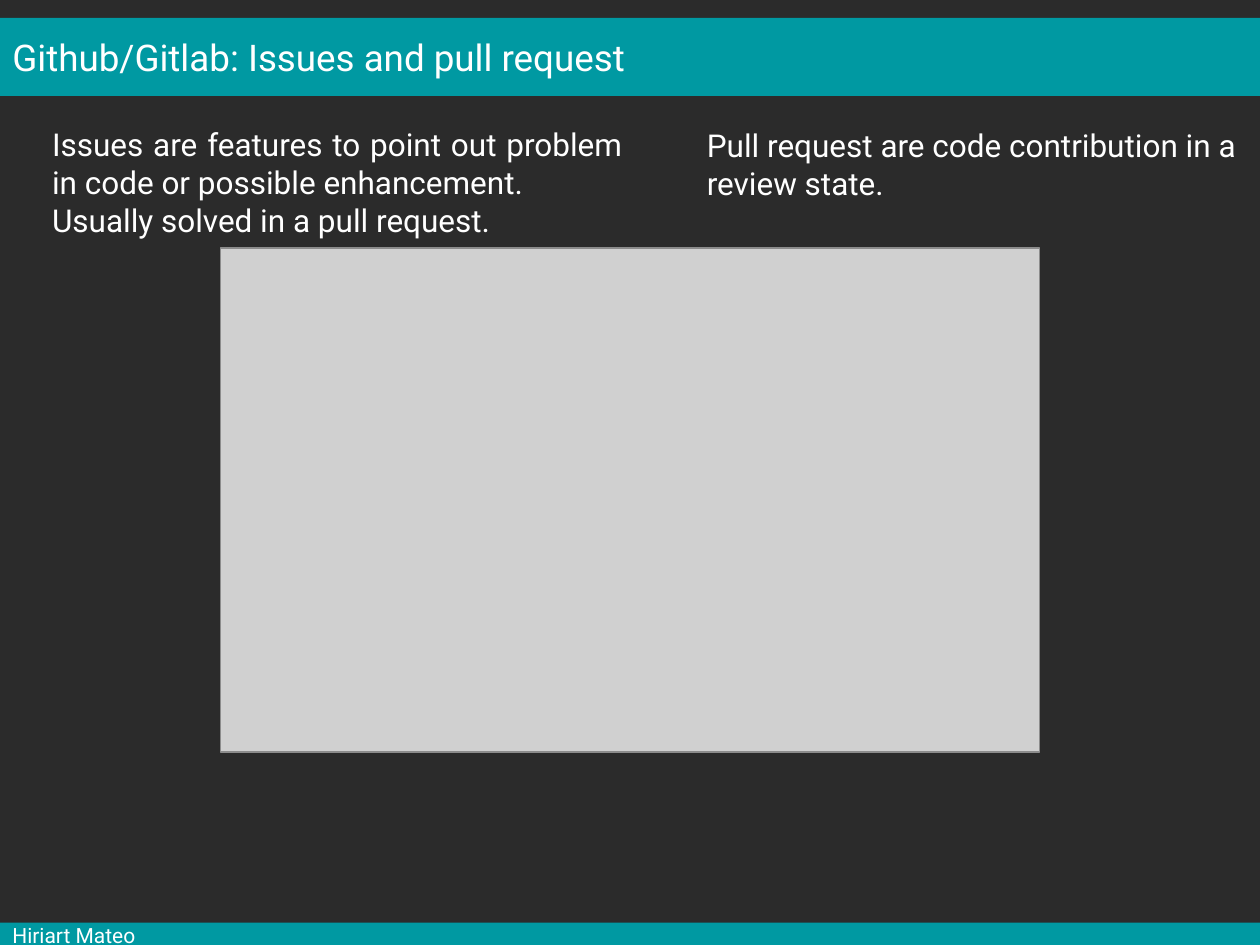
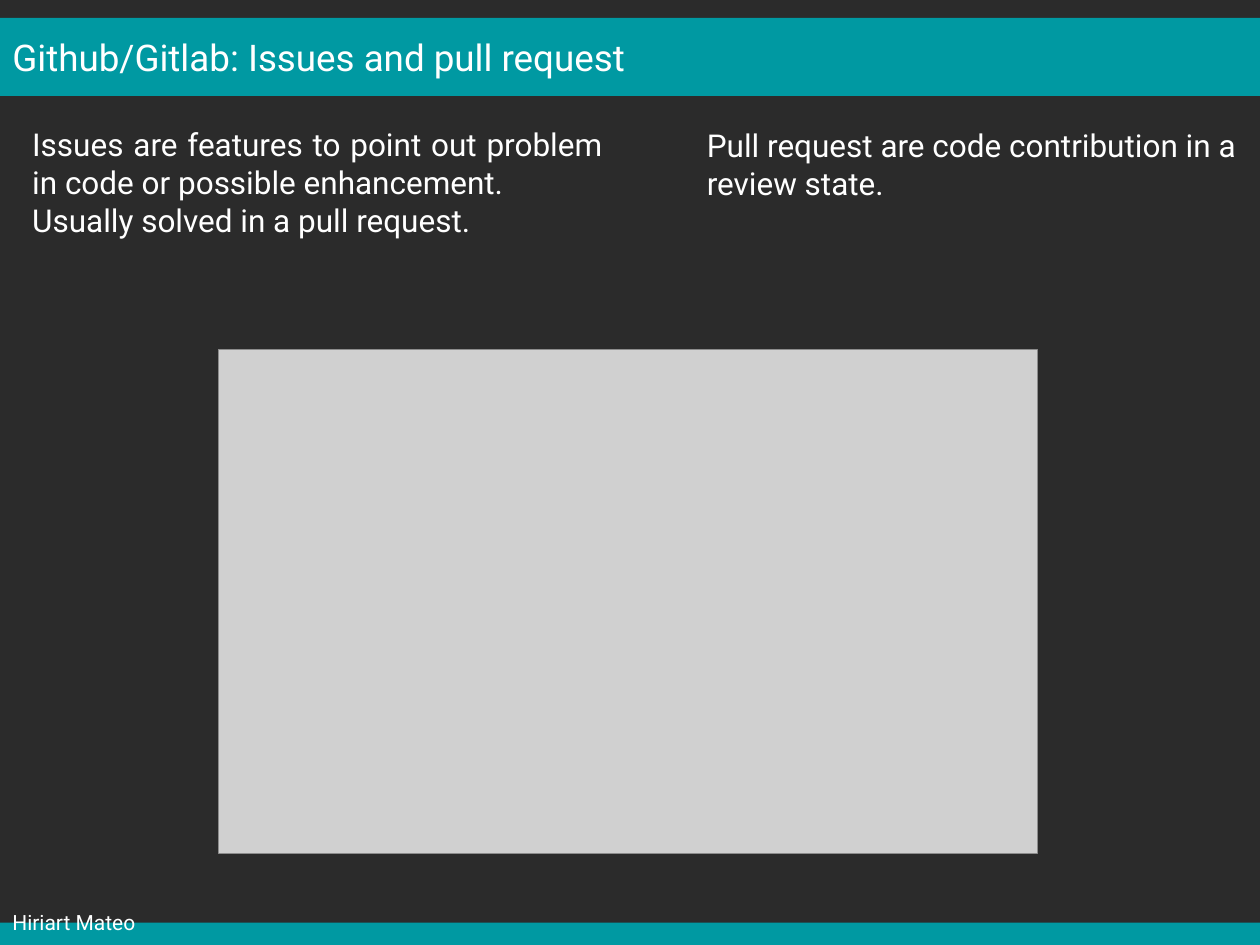
Before and after one commit to mesocentre-clermont-auvergne/formation_fair, a slide deck: slide 31 of fair_versionnage/versionnage_cours/cours.odp. Drawn at 1260x945 pixels with LibreOffice and Linux fonts; fonts in the diff are those of the drawing; grey boxes stand for pictures; background and template pictures are left out; a plain dark background stands for a picture behind light text. Boxes give left, top, right and bottom in pixels: in the first picture for what was removed or moved away, otherwise in the second. Text is boxed around its words. In the diff, an @@ line names an element or a change of style, - is before the commit and + after.

Commit message:
fix text and images placement

```diff
--- a/fair_versionnage/versionnage_cours/cours.odp
+++ b/fair_versionnage/versionnage_cours/cours.odp
@@ text "Issues are features to point ...": place and size @@
-text "Issues are features to point ..." at [52,132,622,239]
+text "Issues are features to point ..." at [32,132,603,239]
@@ picture: place and size @@
-picture at [220,248,1040,752]
+picture at [218,349,1037,853]
```
Also in this commit, not shown: 7 other slides changed.
